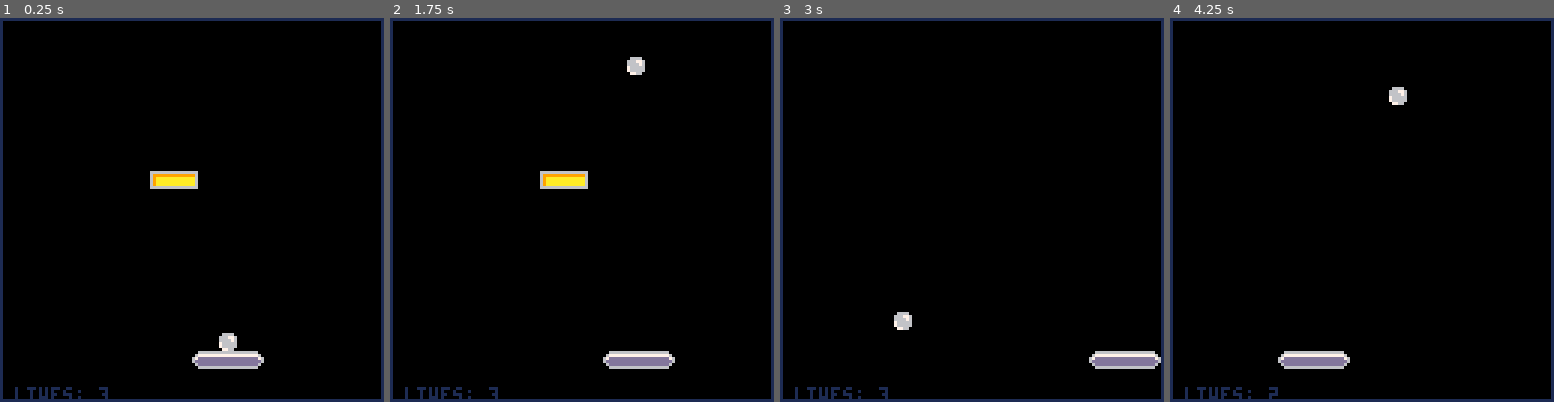
Above: before the commit, frames 1-4 (left to right).
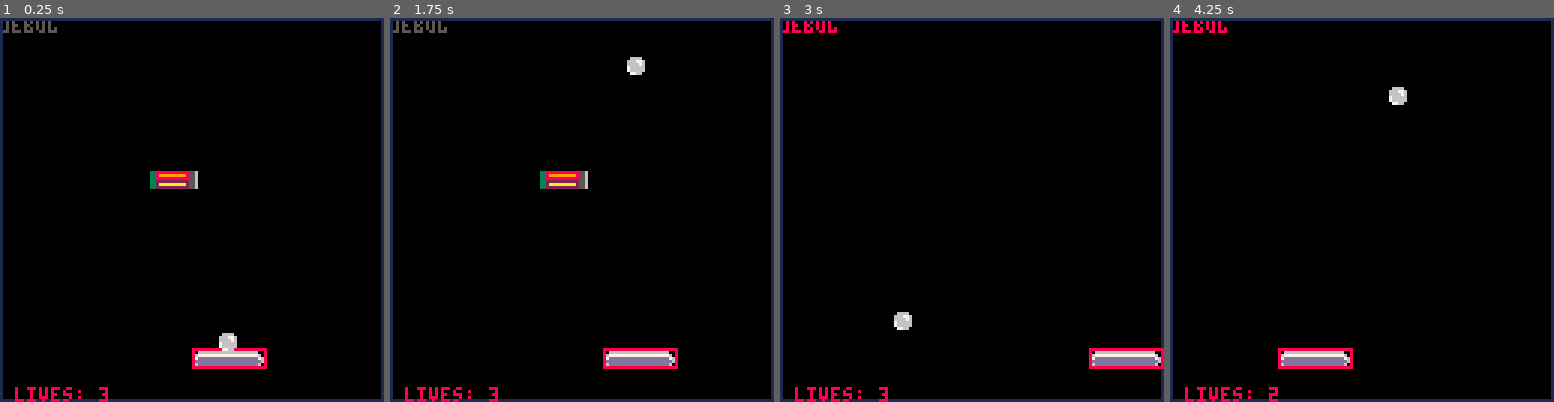
Above: after the commit, the same moments.

Repository: amelco/pico8_cartridges
Game: PICO-8 cartridge arknoid.p8
Same seed, same stepped clock (60 frames per second), same inputs: the game is played once before the commit and once after it.
Inputs:
- Up to frame 1 (0.25 s): no input
- Up to frame 2 (1.75 s): tap O (Z key) at 0.7, 1.7 s; hold Right from 1.6 s (still down)
- Up to frame 3 (3 s): release Right at 2.1 s; tap O (Z key) at 2.1, 2.5, 2.9 s; hold Right from 2.47 s (still down)
- Up to frame 4 (4.25 s): release Right at 3.03 s; hold Left 3.08-3.58 s; tap O (Z key) at 3.3, 3.7, 4.1 s; hold Right from 4.02 s (still down)

The runs differ from the first frame. In frame 1, 1.3% of the frame differs, in the area x 0-70%, y 0-100%; in frame 2, 1.4%, in the area x 0-75%, y 0-100%; in frame 3, 0.9%; in frame 4, 0.9%.

Commit message:
Adicionado variavel string debugT para informar sobre a colisao. Nova colisão aiinda não implementada. Nova colisão se baseará na declividade da trajetória (linha) da bola, através da posição no frame anterior e no frame atual, comparando com a declividade da linha que se forma entre a posição auala da bola e a origem x,y do pad (player).

Diff:
--- a/arknoid.p8
+++ b/arknoid.p8
@@ -19,7 +19,8 @@
 local blocks
 local hud
 local lives
-local debug=false
+local debug=true
+local debugT="debug"
 
 function _init()
   -- quantidade inicial de vidas
@@ -130,16 +131,12 @@
       --     self.vx *= -1
       --   end
       -- end
+      if objects_overlapping(self, player) then
+        debugT="COLIDE"
+      end
     end,
     draw=function(self)
       spr(4, self.x, self.y)
-      if debug then
-        rect(self.x, self.y, self.x+self.width, self.y+self.height, 7)
-        rectfill(player.x+3, player.y, player.x+player.width-3, player.y+player.height, 2)
-        rectfill(player.x, player.y, player.x+3, player.y+player.height, 3)
-        rectfill(player.x+player.width-3, player.y, player.x+player.width, player.y+player.height, 4)
-        pset(self.x, self.y, 8)
-      end
     end,
     throw=function(self)
       -- inserir a matematica para lancar a bola de acordo com a velocidade
@@ -166,12 +163,12 @@
     draw = function(self)
       print("lives: "..lives, self.x, self.y)
       -- debug
-      if debug then
-        print ("pw="..player.width, 5, 5)
-        print ("ph="..player.height, 5, 13)
-        print ("bw="..ball.width, 50, 5)
-        print ("bh="..ball.height, 50, 13)
-      end
+      -- if debug then
+      --   print ("pw="..player.width, 5, 5)
+      --   print ("ph="..player.height, 5, 13)
+      --   print ("bw="..ball.width, 50, 5)
+      --   print ("bh="..ball.height, 50, 13)
+      -- end
     end
   }
 
@@ -180,6 +177,7 @@
 end
 
 function _update()
+  debugT="debug"
   player:update()
   ball:update()
   local block
@@ -193,6 +191,9 @@
 
 function _draw()
   cls()
+  if debug then
+    print(debugT,0,0)
+  end
   rect(0,0,127,127, 1)
   player:draw()
   ball:draw()
